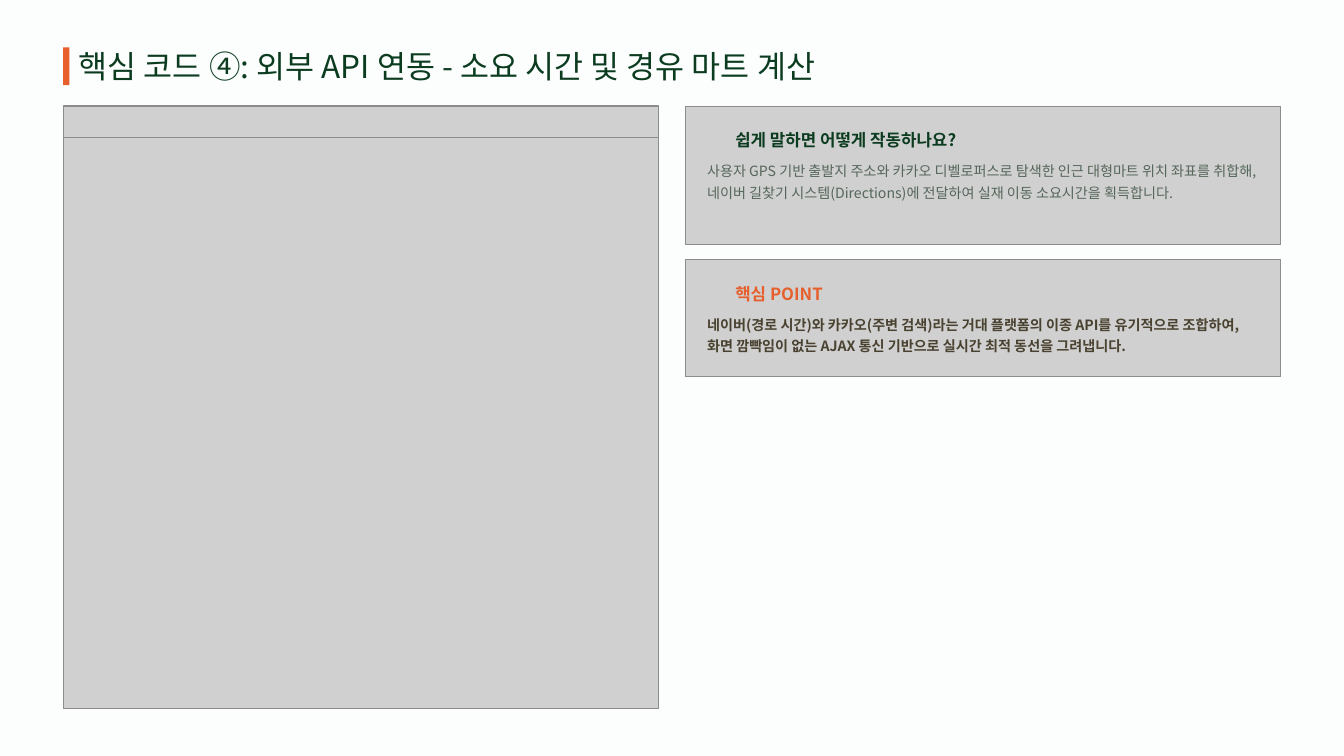
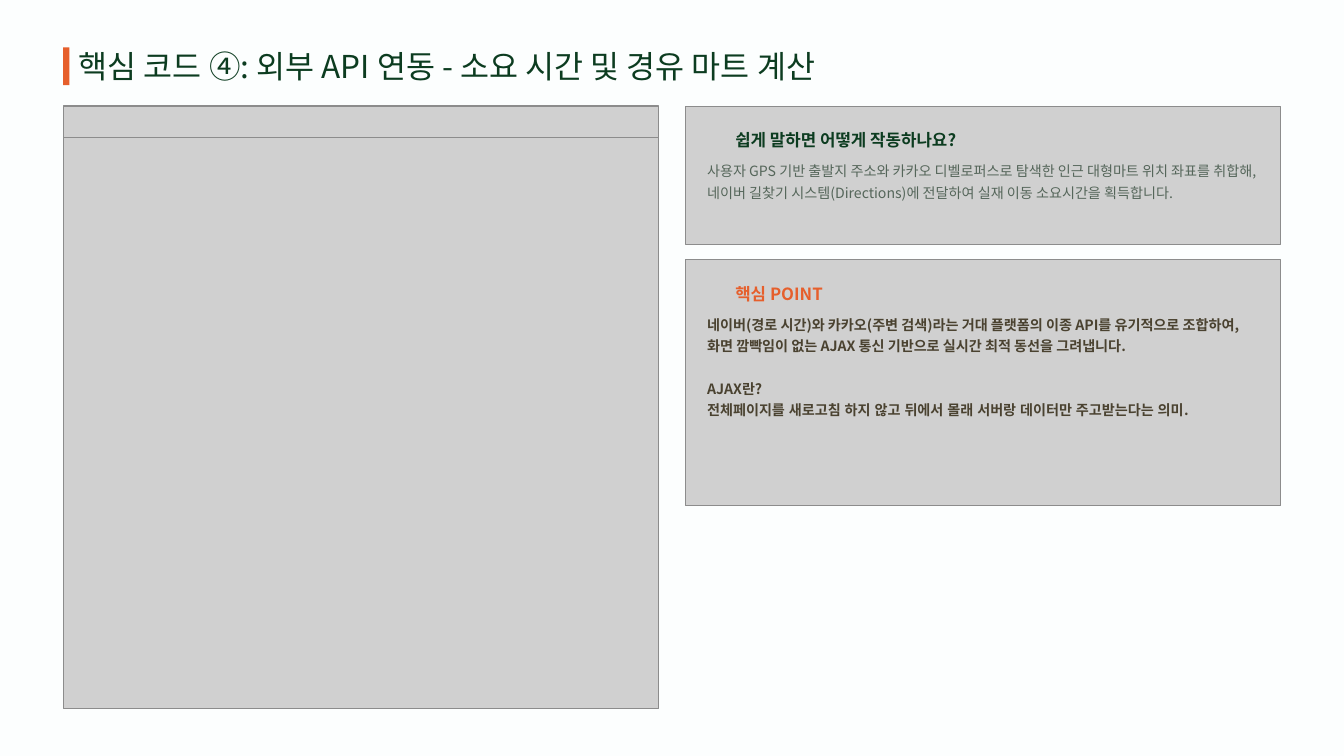
Before and after one commit to leejw4992-a11y/camping_scrapper, a slide deck: slide 11 of 캠핑_17기이정우.pptx. Drawn at 1344x756 pixels with LibreOffice and Linux fonts; fonts in the diff are those of the drawing; grey boxes stand for pictures; background and template pictures are left out. Boxes give left, top, right and bottom in pixels: in the first picture for what was removed or moved away, otherwise in the second. Text is boxed around its words. In the diff, an @@ line names an element or a change of style, - is before the commit and + after.

```diff
--- a/캠핑_17기이정우.pptx
+++ b/캠핑_17기이정우.pptx
@@ picture: place and size @@
-picture at <box>686,260,1281,377</box>
+picture at <box>686,260,1281,506</box>
@@ text at <box>707,382,1189,417</box>: paragraphs added @@
+AJAX란?
+전체페이지를 새로고침 하지 않고 뒤에서 몰래 서버랑 데이터만 주고받는다는 의미.
```
Also in this commit, not shown: 6 other slides changed, 5 other files.
